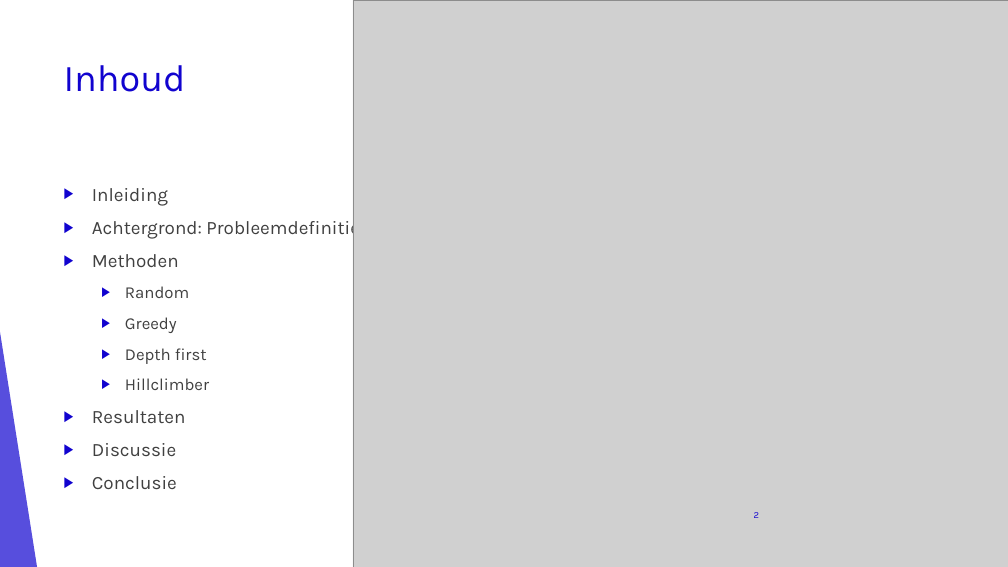
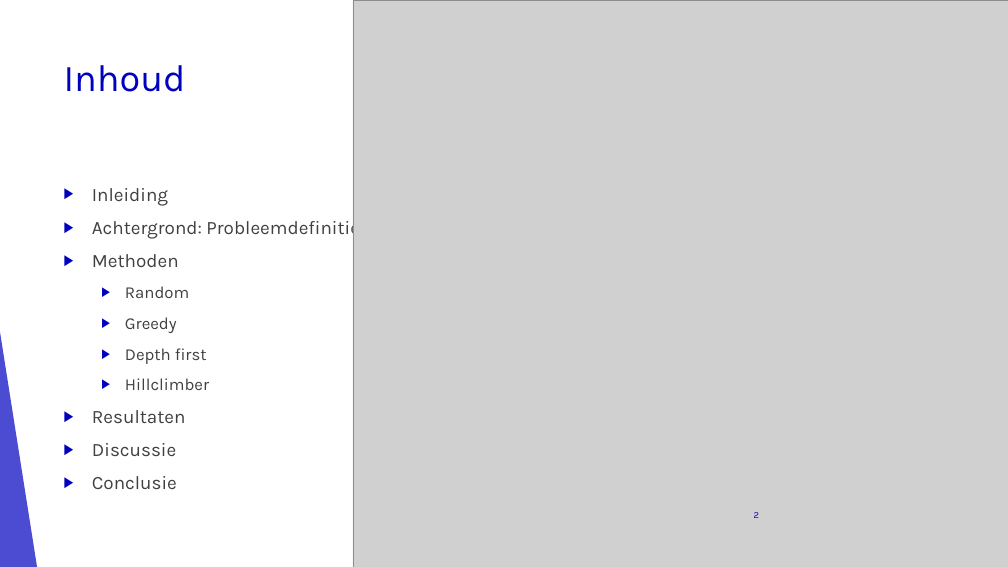
Before and after one commit to corne12345/Lekker-oke-, a slide deck: slide 2 of Eindpresentatie/Amstelhage eindpresentatie.pptx. Drawn at 1008x567 pixels with LibreOffice and Linux fonts; fonts in the diff are those of the drawing; grey boxes stand for pictures. Boxes give left, top, right and bottom in pixels: in the first picture for what was removed or moved away, otherwise in the second. Text is boxed around its words. In the diff, an @@ line names an element or a change of style, - is before the commit and + after.

Commit message:
change PP

```diff
--- a/Eindpresentatie/Amstelhage eindpresentatie.pptx
+++ b/Eindpresentatie/Amstelhage eindpresentatie.pptx
@@ title "Inhoud" at (x1=64, y1=65, x2=186, y2=92): text colour #1103CF to #0000BF @@
@@ text "Inleiding" at (x1=92, y1=188, x2=360, y2=489): bullet colour #1103CF to #0000BF @@
```
Also in this commit, not shown: 13 other slides changed.
